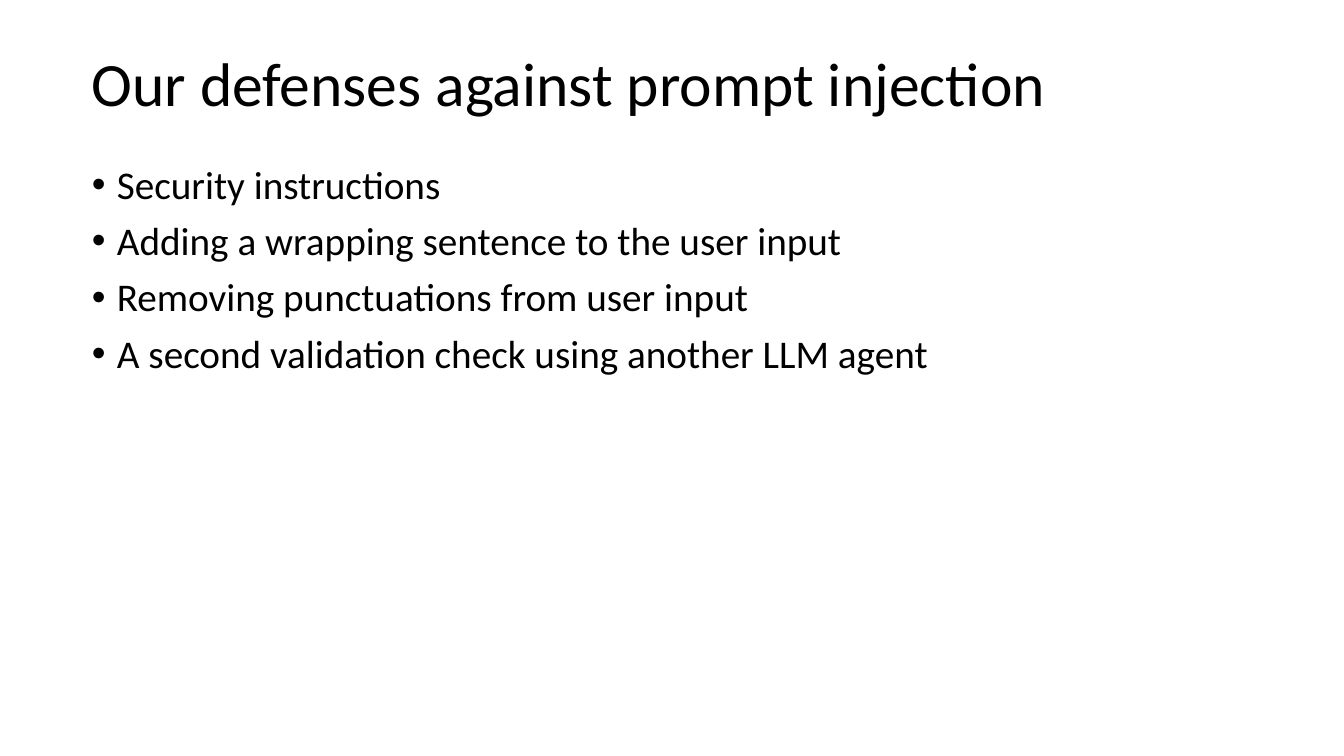
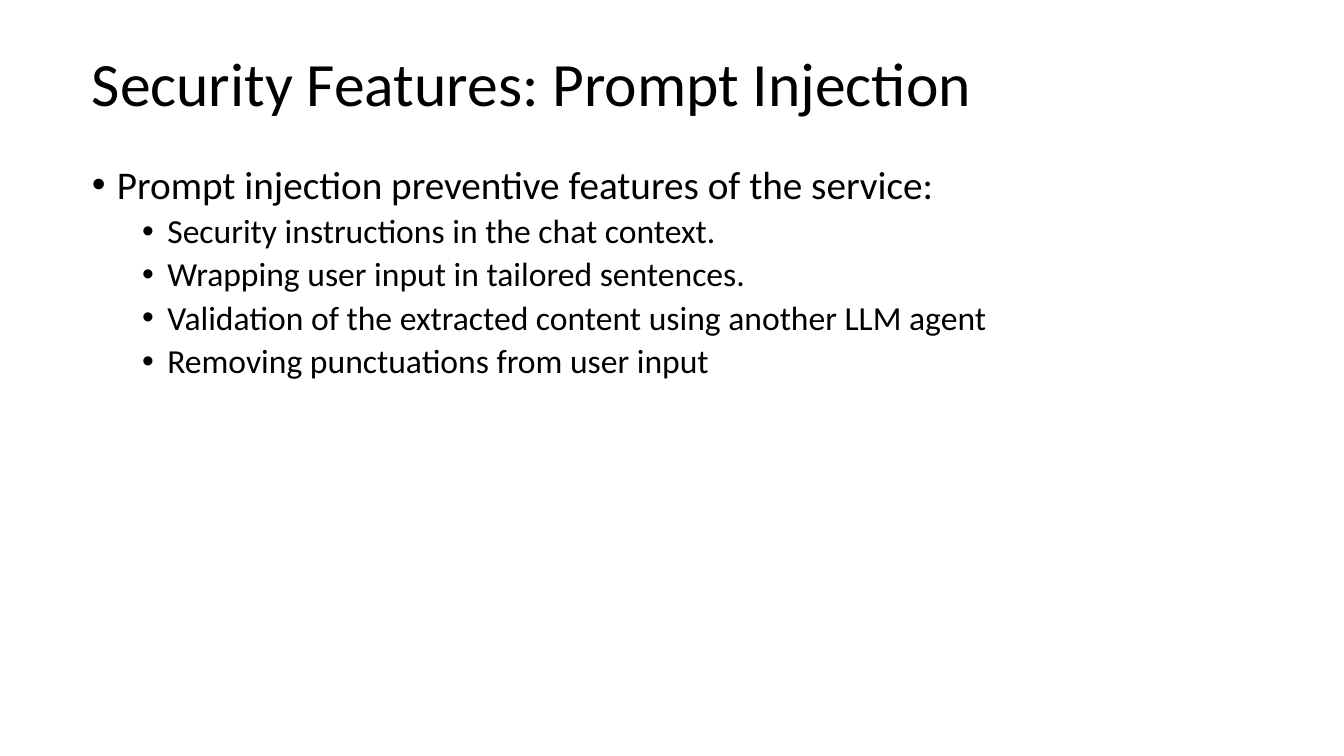
Before and after one commit to deepnetworkgmbh/generative-ai, a slide deck: slide 16 of recipe_generation/Presentation.pptx (slide 15 before the commit). Drawn at 1344x756 pixels with LibreOffice and Linux fonts; fonts in the diff are those of the drawing. Boxes give left, top, right and bottom in pixels: in the first picture for what was removed or moved away, otherwise in the second. Text is boxed around its words. In the diff, an @@ line names an element or a change of style, - is before the commit and + after.

```diff
--- a/recipe_generation/Presentation.pptx
+++ b/recipe_generation/Presentation.pptx
@@ title at (92,63,971,117): text changed @@
-Our defenses against prompt injection
+Security Features: Prompt Injection
@@ text at (117,171,986,336): text changed; size 28 to 24 pt @@
-• Security instructions
-• Adding a wrapping sentence to the user input
+• Prompt injection preventive features of the service:
+  • Security instructions in the chat context.
+  • Wrapping user input in tailored sentences.
+  • Validation of the extracted content using another LLM agent
@@ text at (117,340,928,375): paragraph removed @@
-• A second validation check using another LLM agent
@@ text at (167,349,709,379): size 28 to 24 pt in "Removing punctuations from user input"; list level 1 to 2 in "Removing punctuations from user input" @@
```
Also in this commit, not shown: 13 other slides changed, 4 slides added, 1 slide removed.
